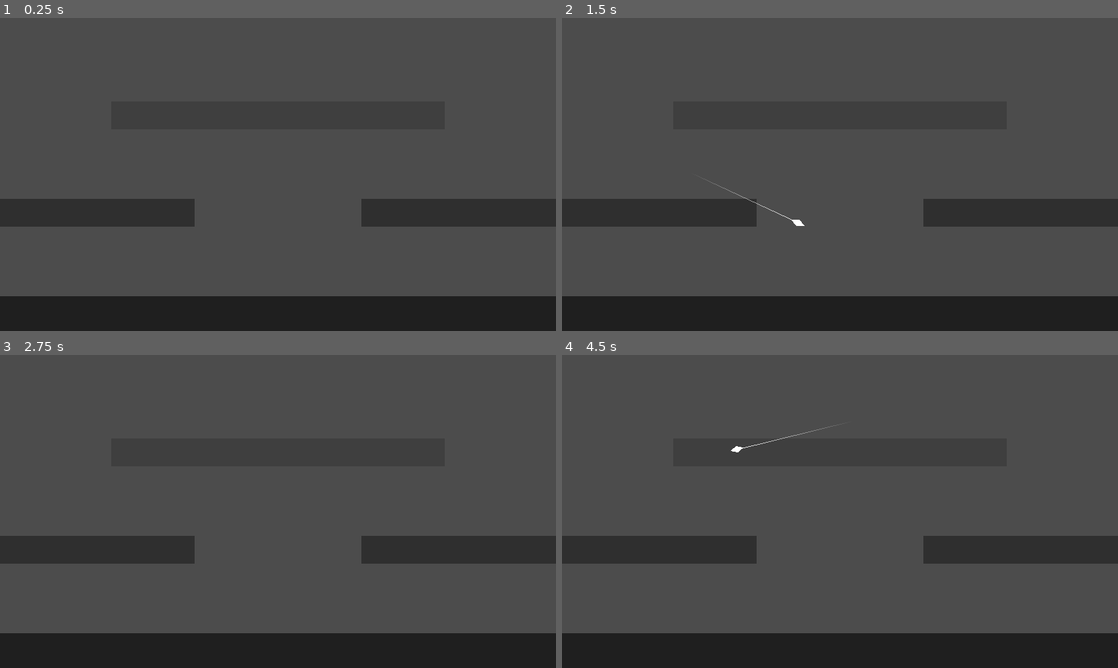
Above: before the commit, frames 1-4 (two rows, left to right).
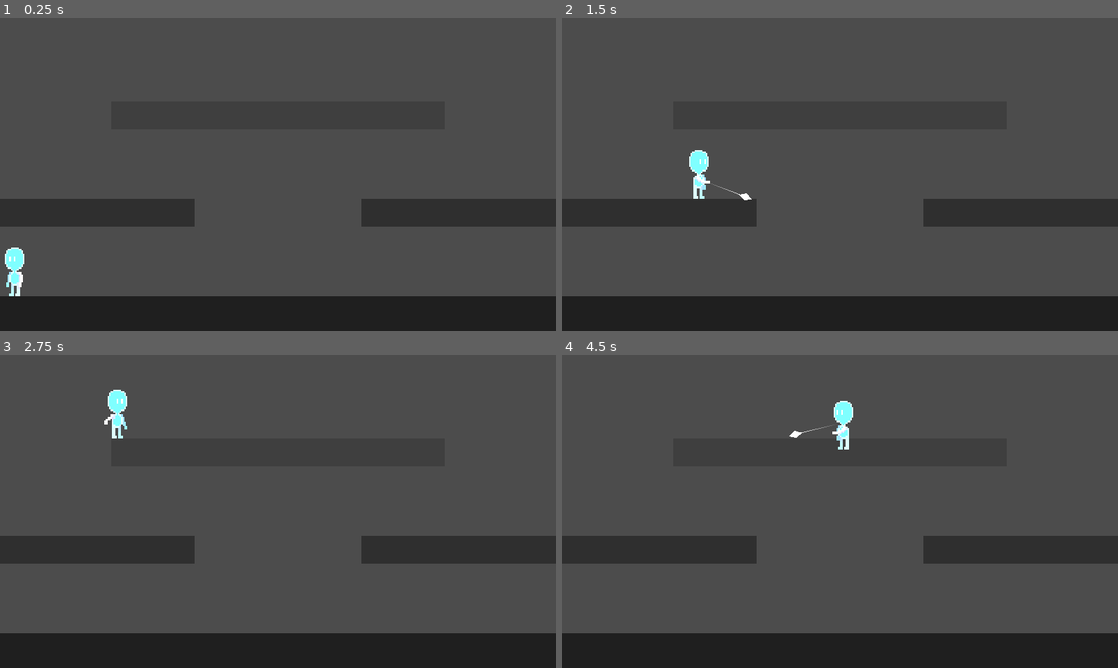
Above: after the commit, the same moments.

Repository: zhyrin0/through-the-looking-glass
Game: Godot game, scene res://tests/level/test.tscn
Two runs of this game, one before a commit and one after it. Both use one fixed random seed, a clock stepped at 60 frames per second and the inputs below. This scene is started directly instead of the project's main scene. Sound files missing from this copy of the repository are replaced by a short silence.
Inputs (mouse positions are in pixels of both pictures, inside the frame that each line leads up to):
- Up to frame 1 (0.25 s): no input
- Up to frame 2 (1.5 s): tap Enter at 0.5 s; move the mouse to (962, 158) at 0.52 s; press the mouse at (962, 158) at 0.53 s; hold D (move_right) from 0.53 s (still down); tap Space (move_jump) at 0.77 s; move the mouse to (728, 190) at 1.27 s; release the mouse at (728, 190) at 1.28 s; click (728, 190) at 1.35 s
- Up to frame 3 (2.75 s): tap Space (move_jump) at 1.52 s; move the mouse to (333, 442) at 2.02 s; release D (move_right) at 2.03 s; press the mouse at (333, 442) at 2.03 s; hold A (move_left) from 2.03 s (still down); tap S (move_fall) at 2.1 s
- Up to frame 4 (4.5 s): move the mouse to (812, 574) at 2.77 s; release A (move_left) at 2.78 s; release the mouse at (812, 574) at 2.78 s; hold D (move_right) 2.78-4.28 s; click (812, 574) at 2.85 s; tap Space (move_jump) at 3.02, 3.77 s; move the mouse to (1006, 558) at 3.52 s; press the mouse at (1006, 558) at 3.53 s; move the mouse to (673, 464) at 4.27 s; release the mouse at (673, 464) at 4.28 s; hold A (move_left) from 4.28 s (still down); tap S (move_fall) at 4.35 s

The runs differ from the first frame. In frame 1, 0.4% of the frame differs, in the area x 0-5%, y 73-89%; in frame 2, 0.5%; in frame 3, 0.4%; in frame 4, 0.5%, in the area x 30-53%, y 14-32%.

Commit message:
Add player animations

Diff:
--- a/src/character/player/player.gd
+++ b/src/character/player/player.gd
@@ -3,32 +3,34 @@
 const Shard := preload("shard/shard.gd")
 
 
+enum AttackState {
+	NOT_ATTACKING,
+	STARTING,
+	CHARGING,
+	RELEASING,
+}
+
 export(int) var max_health: int
 export(float) var strong_charge: float
 var attack_charge := 0.0
+var use_strong_attack := false
 var charge_audio_triggered := false
 var score := 0
+var lock_animation := false
 onready var health := max_health
-onready var shards := $Shards as Node
+onready var shards := $Pivot/Shards as Node
 onready var charge_audio := $ChargeAudio as AudioStreamPlayer
 onready var attack_cooldown := $AttackCooldown as Timer
 
 
+func _ready() -> void:
+	animation_player.play("idle")
+
+
 func _process(delta: float) -> void:
-	var can_attack := attack_cooldown.is_stopped()
-	if can_attack:
-		if Input.is_action_pressed("attack"):
-			attack_charge += delta
-			if attack_charge >= strong_charge and not charge_audio_triggered:
-				charge_audio_triggered = true
-				charge_audio.play()
-		elif Input.is_action_just_released("attack"):
-			attack()
-			attack_cooldown.start()
-			attack_charge = 0.0
-			charge_audio_triggered = false
-
+	var attack_state := attack_logic(delta)
 	pivot.scale.x = sign(get_local_mouse_position().x)
+	set_animation(attack_state)
 
 
 func _physics_process(delta: float) -> void:
@@ -46,6 +48,46 @@
 	reset_collision_rules()
 
 
+func attack_logic(delta: float) -> int:
+	var result: int = AttackState.NOT_ATTACKING
+	var can_attack := attack_cooldown.is_stopped()
+	if can_attack:
+		if Input.is_action_pressed("attack"):
+			result = AttackState.STARTING if attack_charge == 0.0 else AttackState.CHARGING
+			attack_charge += delta
+			if attack_charge >= strong_charge and not charge_audio_triggered:
+				charge_audio_triggered = true
+				charge_audio.play()
+		elif Input.is_action_just_released("attack"):
+			result = AttackState.RELEASING
+			attack_cooldown.start()
+			use_strong_attack = attack_charge >= strong_charge
+			attack_charge = 0.0
+			charge_audio_triggered = false
+	return result
+
+
+func set_animation(attack_state: int) -> void:
+	match attack_state:
+		AttackState.STARTING:
+			animation_player.play("attack_charge")
+			lock_animation = true
+		AttackState.RELEASING:
+			animation_player.play("attack_release")
+
+	if lock_animation:
+		return
+	var anim := animation_player.current_animation
+	if velocity.y < 0.0 and anim != "jump":
+		animation_player.play("jump")
+	elif velocity.y > 0.0 and anim != "fall":
+		animation_player.play("fall")
+	elif velocity.x != 0.0 and anim != "run" and is_on_floor():
+		animation_player.play("run")
+	elif velocity.x == 0.0 and anim != "idle" and is_on_floor():
+		animation_player.play("idle")
+
+
 func on_hit() -> void:
 	health -= 1
 	if shards.get_child_count() > 0:
@@ -56,8 +98,13 @@
 
 
 func attack() -> void:
-	_attack(Projectile.Owner.PLAYER, get_global_mouse_position(), attack_charge >= strong_charge)
+	_attack(Projectile.Owner.PLAYER, get_global_mouse_position(), use_strong_attack)
 
 
 func _on_Enemy_hit() -> void:
 	score += 1
+
+
+func _on_AnimationPlayer_animation_finished(anim_name: String) -> void:
+	if anim_name == "attack_release":
+		lock_animation = false
--- a/src/character/player/player.tscn
+++ b/src/character/player/player.tscn
@@ -1,8 +1,155 @@
-[gd_scene load_steps=5 format=2]
+[gd_scene load_steps=12 format=2]
 
 [ext_resource path="res://src/character/character_base.tscn" type="PackedScene" id=1]
 [ext_resource path="res://src/character/player/player.gd" type="Script" id=2]
 [ext_resource path="res://src/character/player/charge.wav" type="AudioStream" id=3]
+[ext_resource path="res://src/character/player/assets/player.png" type="Texture" id=5]
+
+[sub_resource type="Animation" id=1]
+length = 0.001
+tracks/0/type = "value"
+tracks/0/path = NodePath("Pivot/Sprite:frame")
+tracks/0/interp = 1
+tracks/0/loop_wrap = true
+tracks/0/imported = false
+tracks/0/enabled = true
+tracks/0/keys = {
+"times": PoolRealArray( 0 ),
+"transitions": PoolRealArray( 1 ),
+"update": 0,
+"values": [ 0 ]
+}
+
+[sub_resource type="Animation" id=6]
+resource_name = "attack_charge"
+length = 0.5
+step = 0.25
+tracks/0/type = "value"
+tracks/0/path = NodePath("Pivot/Sprite:frame")
+tracks/0/interp = 1
+tracks/0/loop_wrap = true
+tracks/0/imported = false
+tracks/0/enabled = true
+tracks/0/keys = {
+"times": PoolRealArray( 0, 0.25 ),
+"transitions": PoolRealArray( 1, 1 ),
+"update": 1,
+"values": [ 8, 9 ]
+}
+tracks/1/type = "method"
+tracks/1/path = NodePath(".")
+tracks/1/interp = 1
+tracks/1/loop_wrap = true
+tracks/1/imported = false
+tracks/1/enabled = true
+tracks/1/keys = {
+"times": PoolRealArray( 0 ),
+"transitions": PoolRealArray( 1 ),
+"values": [ {
+"args": [ true ],
+"method": "set_is_attacking"
+} ]
+}
+
+[sub_resource type="Animation" id=7]
+resource_name = "attack_release"
+length = 0.3
+tracks/0/type = "value"
+tracks/0/path = NodePath("Pivot/Sprite:frame")
+tracks/0/interp = 1
+tracks/0/loop_wrap = true
+tracks/0/imported = false
+tracks/0/enabled = true
+tracks/0/keys = {
+"times": PoolRealArray( 0, 0.1 ),
+"transitions": PoolRealArray( 1, 1 ),
+"update": 1,
+"values": [ 9, 10 ]
+}
+tracks/1/type = "method"
+tracks/1/path = NodePath(".")
+tracks/1/interp = 1
+tracks/1/loop_wrap = true
+tracks/1/imported = false
+tracks/1/enabled = true
+tracks/1/keys = {
+"times": PoolRealArray( 0.1, 0.3 ),
+"transitions": PoolRealArray( 1, 1 ),
+"values": [ {
+"args": [  ],
+"method": "attack"
+}, {
+"args": [ false ],
+"method": "set_is_attacking"
+} ]
+}
+
+[sub_resource type="Animation" id=4]
+resource_name = "fall"
+length = 0.1
+tracks/0/type = "value"
+tracks/0/path = NodePath("Pivot/Sprite:frame")
+tracks/0/interp = 1
+tracks/0/loop_wrap = true
+tracks/0/imported = false
+tracks/0/enabled = true
+tracks/0/keys = {
+"times": PoolRealArray( 0 ),
+"transitions": PoolRealArray( 1 ),
+"update": 1,
+"values": [ 3 ]
+}
+
+[sub_resource type="Animation" id=2]
+resource_name = "idle"
+length = 0.8
+loop = true
+step = 0.4
+tracks/0/type = "value"
+tracks/0/path = NodePath("Pivot/Sprite:frame")
+tracks/0/interp = 1
+tracks/0/loop_wrap = true
+tracks/0/imported = false
+tracks/0/enabled = true
+tracks/0/keys = {
+"times": PoolRealArray( 0, 0.4 ),
+"transitions": PoolRealArray( 1, 1 ),
+"update": 1,
+"values": [ 0, 1 ]
+}
+
+[sub_resource type="Animation" id=5]
+resource_name = "jump"
+length = 0.1
+tracks/0/type = "value"
+tracks/0/path = NodePath("Pivot/Sprite:frame")
+tracks/0/interp = 1
+tracks/0/loop_wrap = true
+tracks/0/imported = false
+tracks/0/enabled = true
+tracks/0/keys = {
+"times": PoolRealArray( 0 ),
+"transitions": PoolRealArray( 1 ),
+"update": 1,
+"values": [ 2 ]
+}
+
+[sub_resource type="Animation" id=3]
+resource_name = "run"
+loop = true
+step = 0.25
+tracks/0/type = "value"
+tracks/0/path = NodePath("Pivot/Sprite:frame")
+tracks/0/interp = 1
+tracks/0/loop_wrap = true
+tracks/0/imported = false
+tracks/0/enabled = true
+tracks/0/keys = {
+"times": PoolRealArray( 0, 0.25, 0.5, 0.75 ),
+"transitions": PoolRealArray( 1, 1, 1, 1 ),
+"update": 1,
+"values": [ 4, 5, 6, 7 ]
+}
 
 [node name="Player" instance=ExtResource( 1 )]
 collision_layer = 1
@@ -12,11 +159,22 @@
 max_health = 3
 strong_charge = 0.5
 
-[node name="Polygon2D" parent="." index="0"]
-modulate = Color( 1, 1, 1, 0.501961 )
+[node name="Sprite" parent="Pivot" index="0"]
+scale = Vector2( 3.5, 3.5 )
+texture = ExtResource( 5 )
+hframes = 4
+vframes = 3
 
 [node name="Shards" type="Node2D" parent="Pivot" index="2"]
 
+[node name="AnimationPlayer" parent="." index="4"]
+anims/RESET = SubResource( 1 )
+anims/attack_charge = SubResource( 6 )
+anims/attack_release = SubResource( 7 )
+anims/fall = SubResource( 4 )
+anims/idle = SubResource( 2 )
+anims/jump = SubResource( 5 )
+anims/run = SubResource( 3 )
 
 [node name="ChargeAudio" type="AudioStreamPlayer" parent="." index="5"]
 stream = ExtResource( 3 )
@@ -24,3 +182,5 @@
 [node name="AttackCooldown" type="Timer" parent="." index="6"]
 wait_time = 0.5
 one_shot = true
+
+[connection signal="animation_finished" from="AnimationPlayer" to="." method="_on_AnimationPlayer_animation_finished"]
